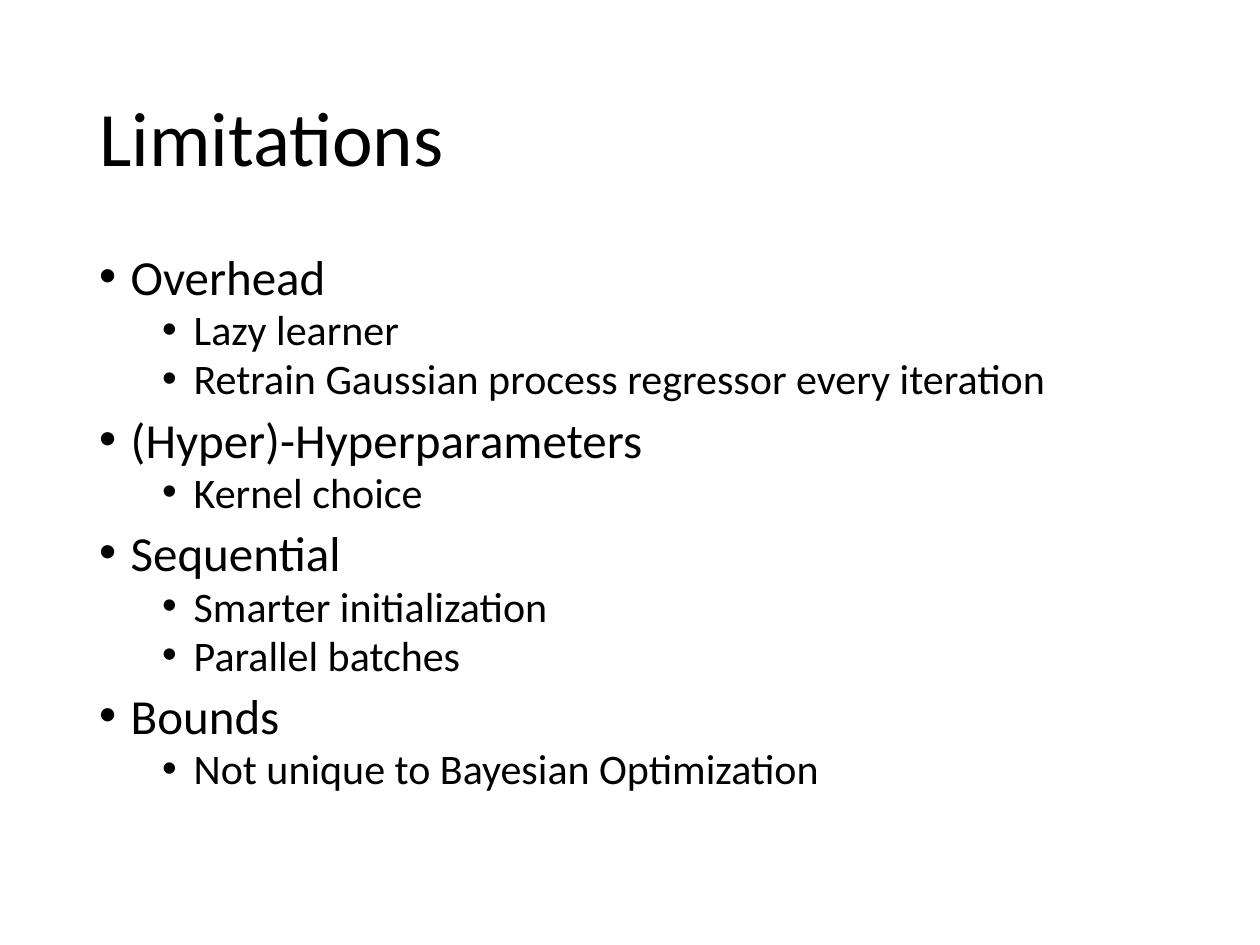
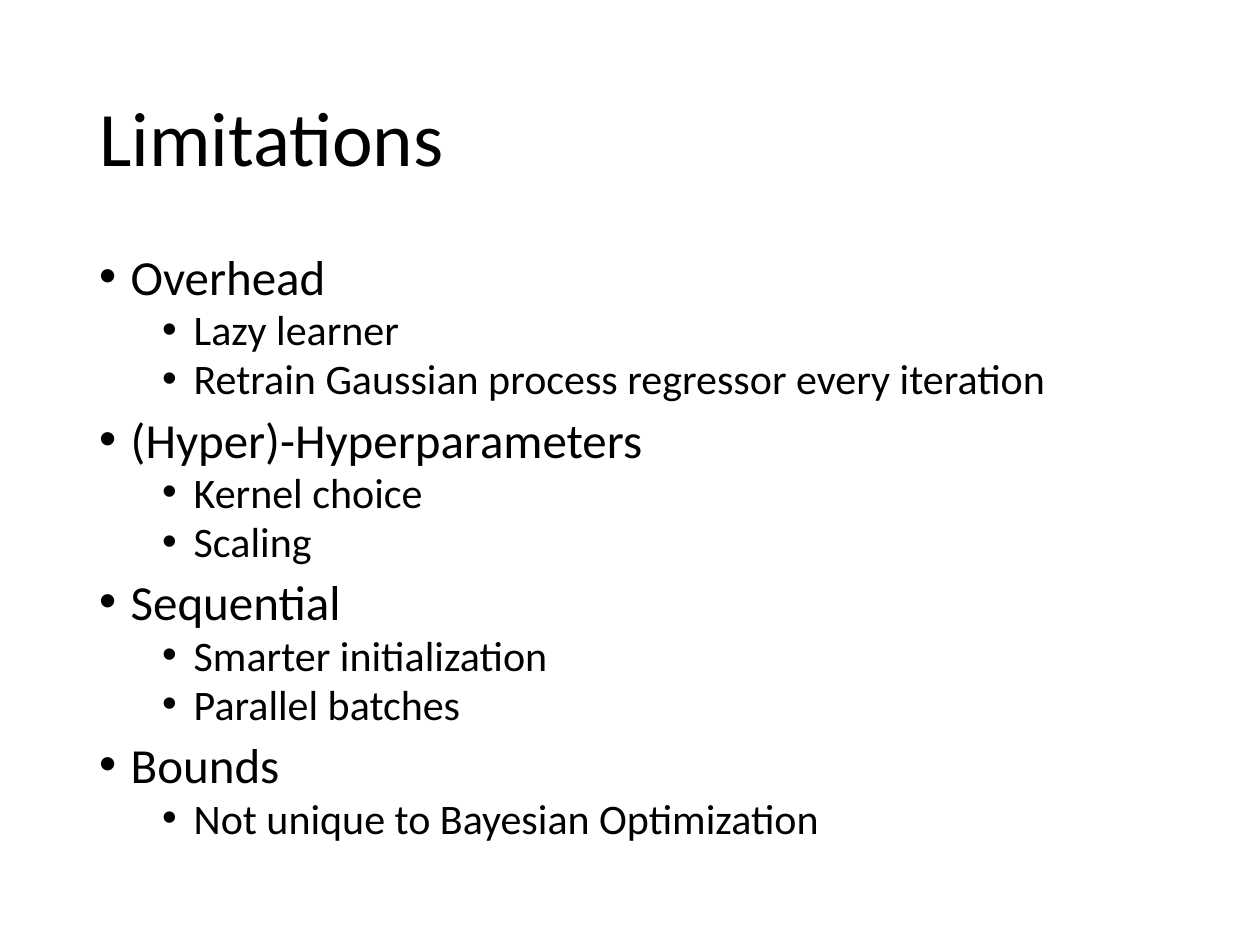
Before and after one commit to jkingphd/practical_bayes_opt, a slide deck: slide 19 of Data_science_nashville_jkk.pptx (slide 15 before the commit). Drawn at 1260x945 pixels with LibreOffice and Linux fonts; fonts in the diff are those of the drawing. Boxes give left, top, right and bottom in pixels: in the first picture for what was removed or moved away, otherwise in the second. Text is boxed around its words. In the diff, an @@ line names an element or a change of style, - is before the commit and + after.

```diff
--- a/Data_science_nashville_jkk.pptx
+++ b/Data_science_nashville_jkk.pptx
@@ text at bbox=[194, 527, 312, 565]: paragraph added @@
+  • Scaling
```
Also in this commit, not shown: 7 slides added, 1 slide removed, 5 other files.
